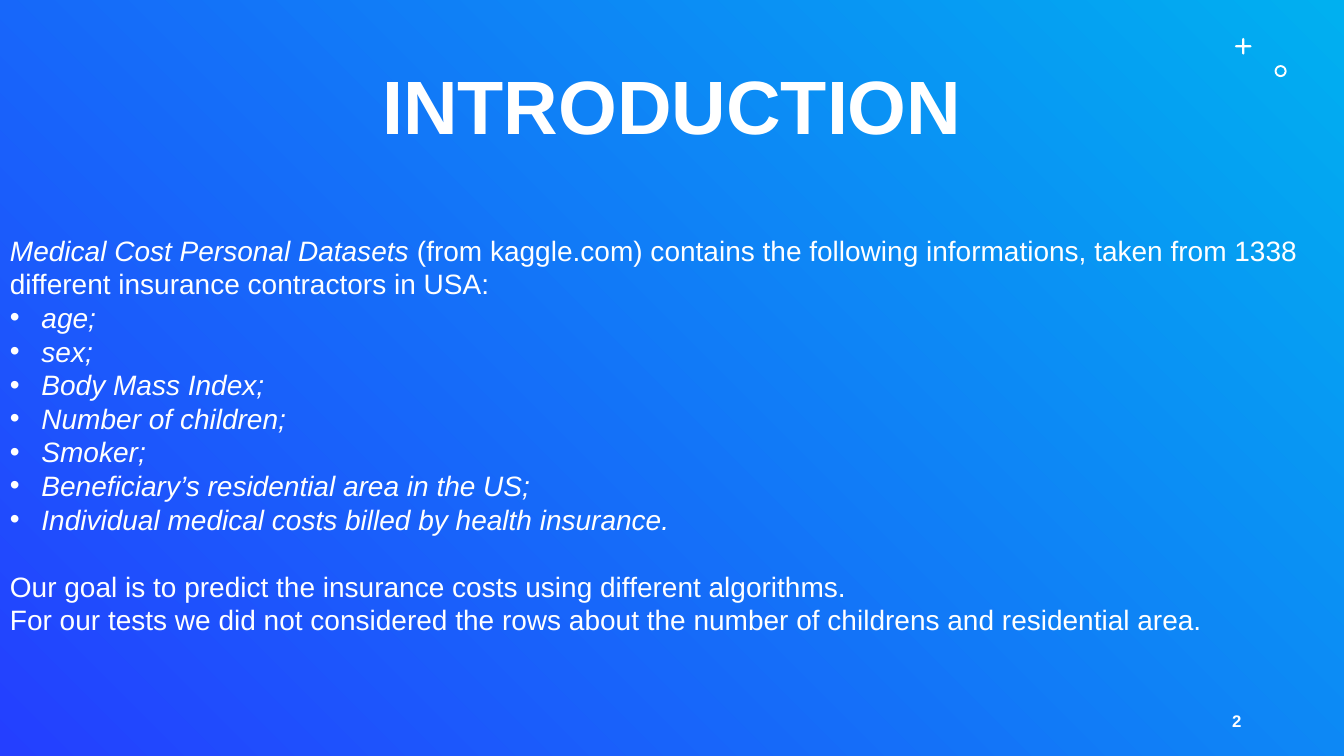
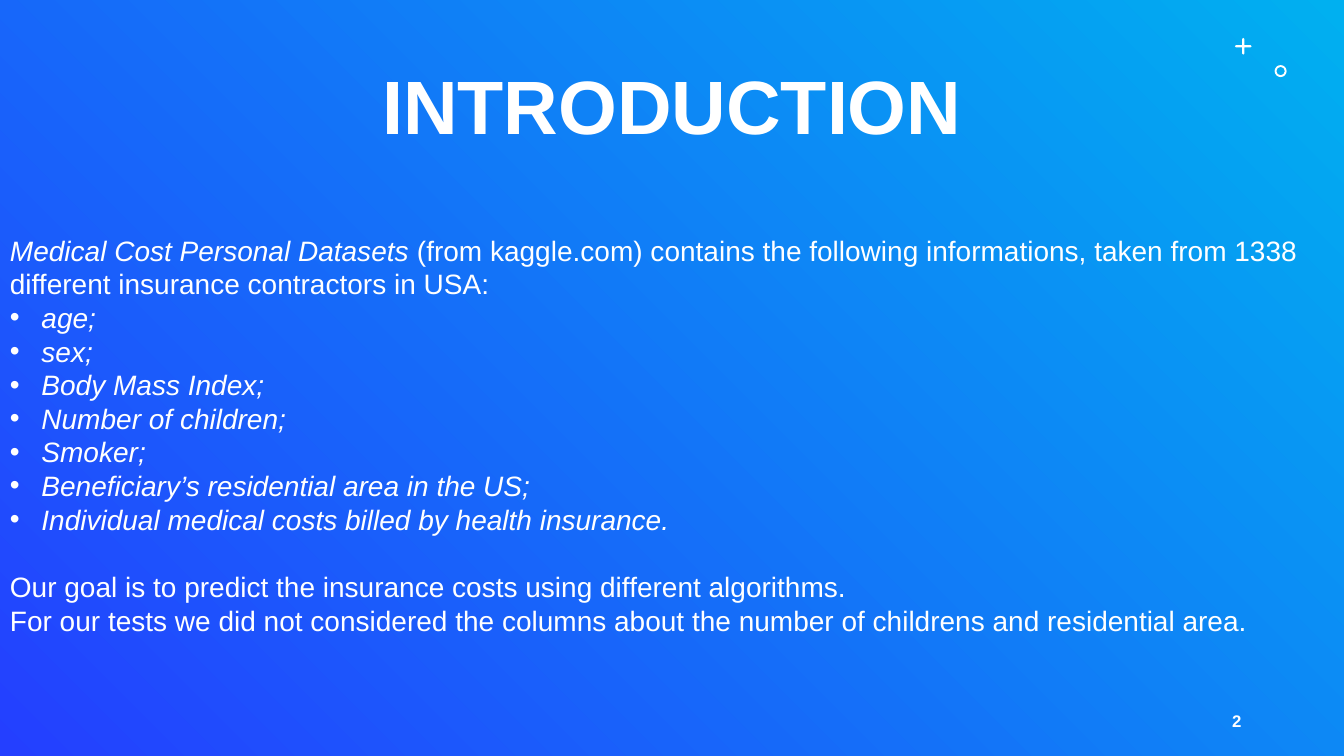
Before and after one commit to Matteo-Salv/mlda-project, a slide deck: slide 2 of presentazioneMLDA.pptx. Drawn at 1344x756 pixels with LibreOffice and Linux fonts; fonts in the diff are those of the drawing. Boxes give left, top, right and bottom in pixels: in the first picture for what was removed or moved away, otherwise in the second. Text is boxed around its words. In the diff, an @@ line names an element or a change of style, - is before the commit and + after.

```diff
--- a/presentazioneMLDA.pptx
+++ b/presentazioneMLDA.pptx
@@ text at bbox=[10, 610, 1247, 632]: text changed @@
-For our tests we did not considered the rows about the number of childrens and residential area.
+For our tests we did not considered the columns about the number of childrens and residential area.
```
Also in this commit, not shown: 1 other slide changed.
